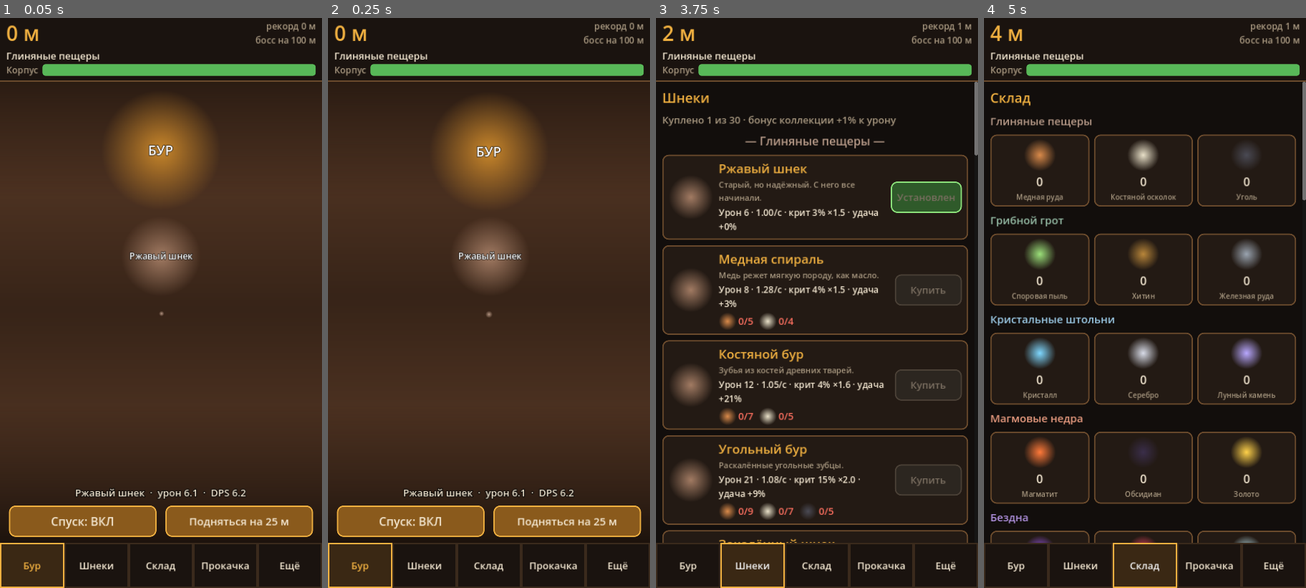
Above: before the commit, frames 1-4 (left to right).
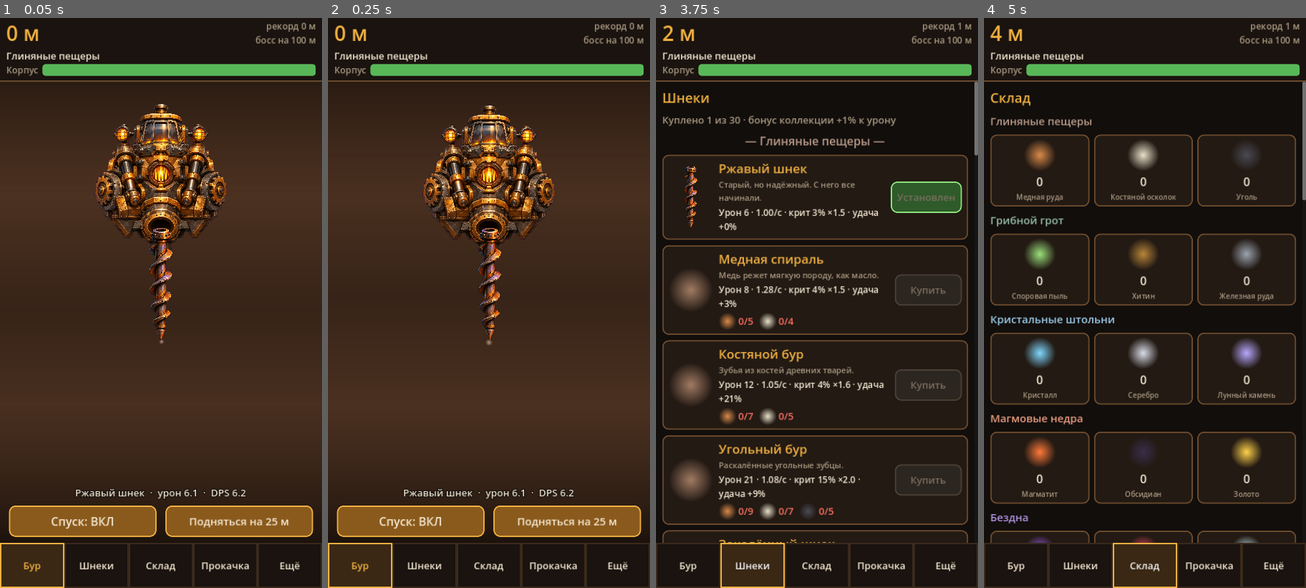
Above: after the commit, the same moments.

Repository: den1511bol/Test
Game: Godot game, scene res://scenes/Main.tscn
Same seed, same stepped clock (60 frames per second), same inputs: the game is played once before the commit and once after it.
Inputs:
- Up to frame 1 (0.05 s): no input
- Up to frame 2 (0.25 s): no input
- Up to frame 3 (3.75 s): click "Спуск: ВКЛ" at 0.5 s; click "Фарм здесь (спуск выкл.)" at 1.25 s; click "Подняться на 25 м" at 2 s; click "Бур" at 2.75 s; click "Шнеки" at 3.5 s
- Up to frame 4 (5 s): click "Склад" at 4.25 s

The runs differ from the first frame. In frame 1, 7.9% of the frame differs, in the area x 29-71%, y 14-58%; in frame 2, 7.9%; in frame 3, 0.6%; in frame 4, nothing differs.

Commit message:
Add first art: drill body and rusty auger; adapt stage layout
Co-Authored-By: Claude Sonnet 5.5 <noreply@anthropic.com>
Claude-Session: https://claude.ai/code/session_01CNTekXFGRpEBgTqGkXDMWp

Diff:
--- a/deepdrill/scripts/Main.gd
+++ b/deepdrill/scripts/Main.gd
@@ -194,8 +194,8 @@
 	DirAccess.make_dir_recursive_absolute(out)
 	for r in Data.RES:
 		Game.s.res[r] = 40 + randi() % 200
-	Game.s.owned = ["a00", "a01", "a02", "a03"]
-	Game.s.equipped = "a03"
+	Game.s.owned = ["a00"]
+	Game.s.equipped = "a00"
 	Game.s.depth = 140.0
 	Game.s.max_depth = 140.0
 	Game.s.gate = 1
--- a/deepdrill/scripts/Stage.gd
+++ b/deepdrill/scripts/Stage.gd
@@ -32,7 +32,7 @@
 var _jit := 0.0
 var _flash: Tween
 
-const BODY_SIZE := Vector2(380, 270)
+const BODY_SIZE := Vector2(340, 380)
 const AUGER_SIZE := Vector2(180, 280)
 const MON_SIZE := 340.0
 
@@ -151,8 +151,8 @@
 	var h := size.y
 	for bg in [bg_a, bg_b]:
 		bg.size = Vector2(w, h)
-	body_node.position = Vector2(w * 0.5 - BODY_SIZE.x * 0.5, h * 0.15 - BODY_SIZE.y * 0.5)
-	auger_holder.position = Vector2(w * 0.5 - AUGER_SIZE.x * 0.5, h * 0.15 + BODY_SIZE.y * 0.5 - 40.0)
+	body_node.position = Vector2(w * 0.5 - BODY_SIZE.x * 0.5, h * 0.03)
+	auger_holder.position = Vector2(w * 0.5 - AUGER_SIZE.x * 0.5, h * 0.03 + BODY_SIZE.y * 0.74)
 	var tip := _tip()
 	dust.position = tip
 	sparks.position = tip
@@ -384,7 +384,7 @@
 	_jit += delta * 60.0
 	var amp := 3.0 if digging else (1.5 if not m.is_empty() else 0.5)
 	auger_holder.position.x = size.x * 0.5 - AUGER_SIZE.x * 0.5 + sin(_jit) * amp
-	body_node.position.y = size.y * 0.15 - BODY_SIZE.y * 0.5 + cos(_jit * 0.9) * amp * 0.6
+	body_node.position.y = size.y * 0.03 + cos(_jit * 0.9) * amp * 0.6
 	dust.emitting = digging or not m.is_empty()
 	dust.amount = 26 if digging else 10
 	if not m.is_empty() and mon_sprite and is_instance_valid(mon_sprite):
--- a/deepdrill/tools/prompts.json
+++ b/deepdrill/tools/prompts.json
@@ -4,7 +4,7 @@
  "items": [
   {
    "file": "assets/drill/body.png",
-   "size": "760x540",
+   "size": "720x800",
    "kind": "key",
    "prompt": "hand-painted 2D game art, dark-fantasy mining theme, rich painterly textures, crisp readable silhouette,  …(585 unchanged characters)…
   },
Binary file added: deepdrill/assets/augers/a00.png
Binary file added: deepdrill/assets/drill/body.png
Not shown, changed: deepdrill/ASSETS.md
